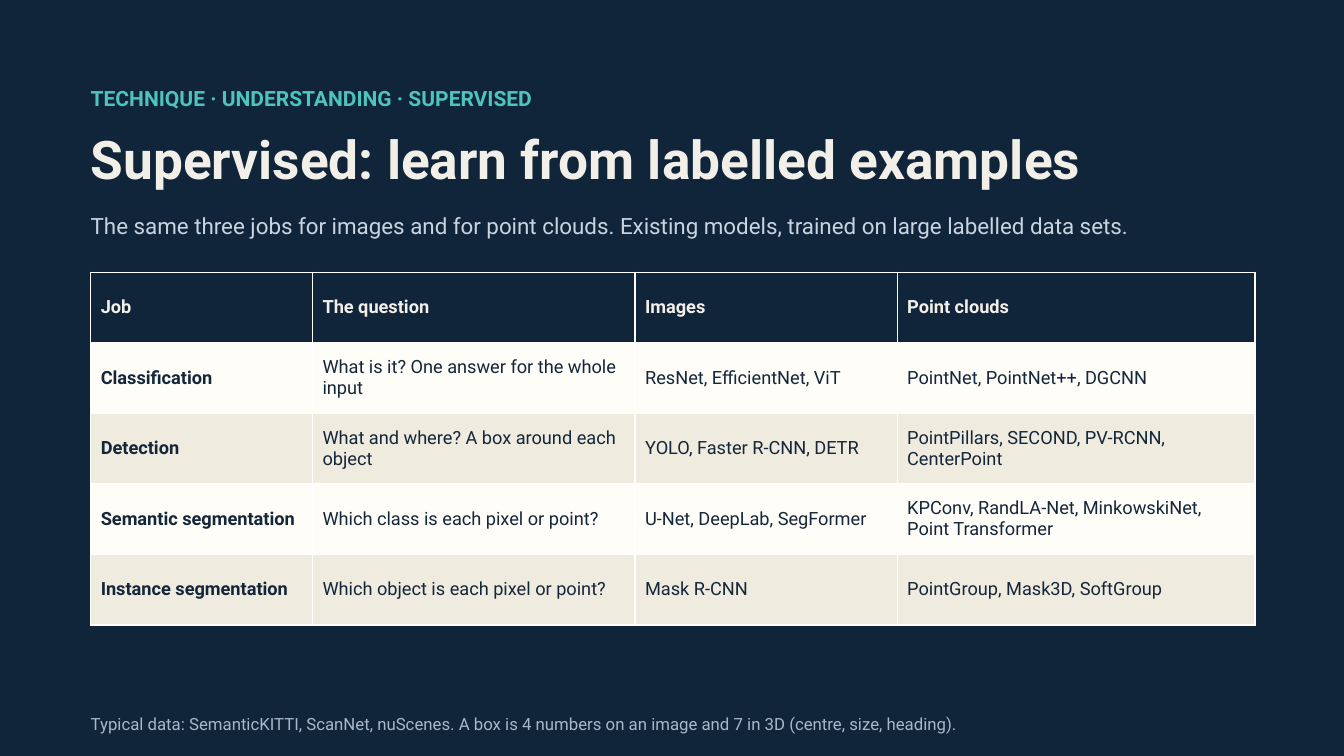
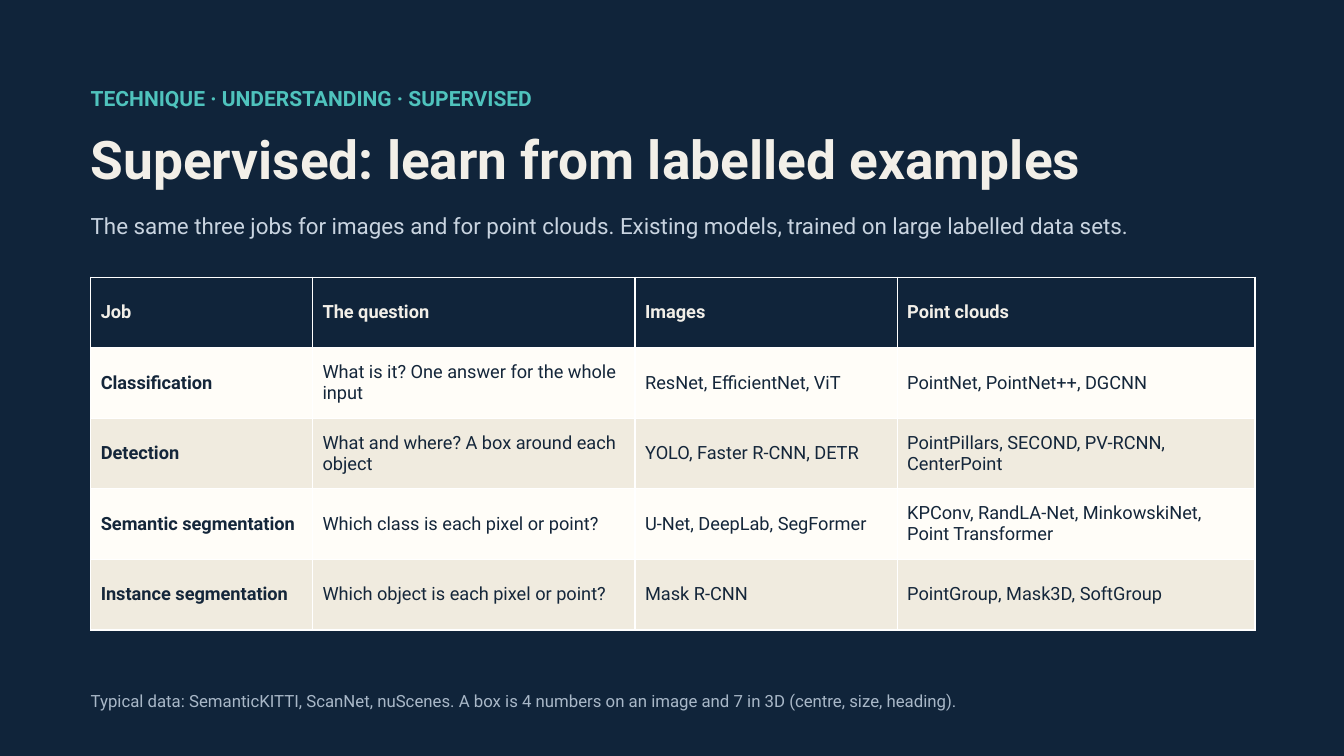
Before and after one commit to maninka123/lidar-learning-lab, a slide deck: slide 3 of presentation/LiDAR_Workshop_Learning_Slides.pptx (slide 2 before the commit). Drawn at 1344x756 pixels with LibreOffice and Linux fonts; fonts in the diff are those of the drawing. Boxes give left, top, right and bottom in pixels: in the first picture for what was removed or moved away, otherwise in the second. Text is boxed around its words. In the diff, an @@ line names an element or a change of style, - is before the commit and + after.

```diff
--- a/presentation/LiDAR_Workshop_Learning_Slides.pptx
+++ b/presentation/LiDAR_Workshop_Learning_Slides.pptx
@@ table: place and size @@
-table at bbox=[91, 272, 1255, 625]
+table at bbox=[91, 277, 1255, 630]
@@ text "Typical data: SemanticKITTI, ScanNet, nuScenes. ...": place and size @@
-text "Typical data: SemanticKITTI, ScanNet, nuScenes. ..." at bbox=[91, 717, 957, 734]
+text "Typical data: SemanticKITTI, ScanNet, nuScenes. ..." at bbox=[91, 694, 957, 711]
```
Also in this commit, not shown: 1 other slide changed, 2 slides added, 2 other files.
